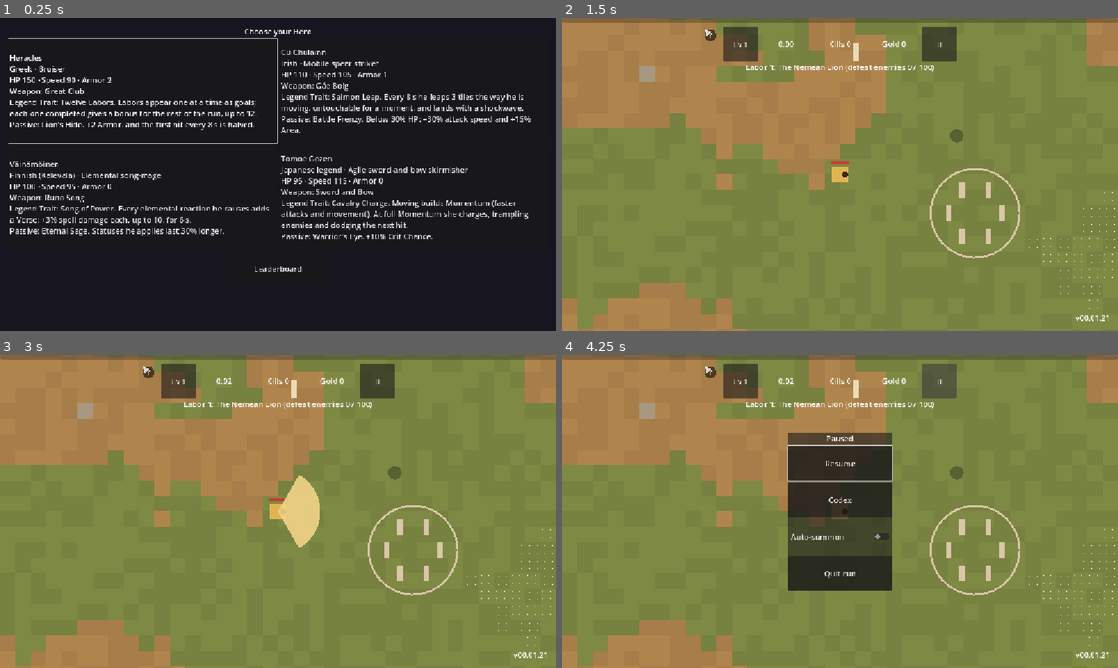
Above: before the commit, frames 1-4 (two rows, left to right).
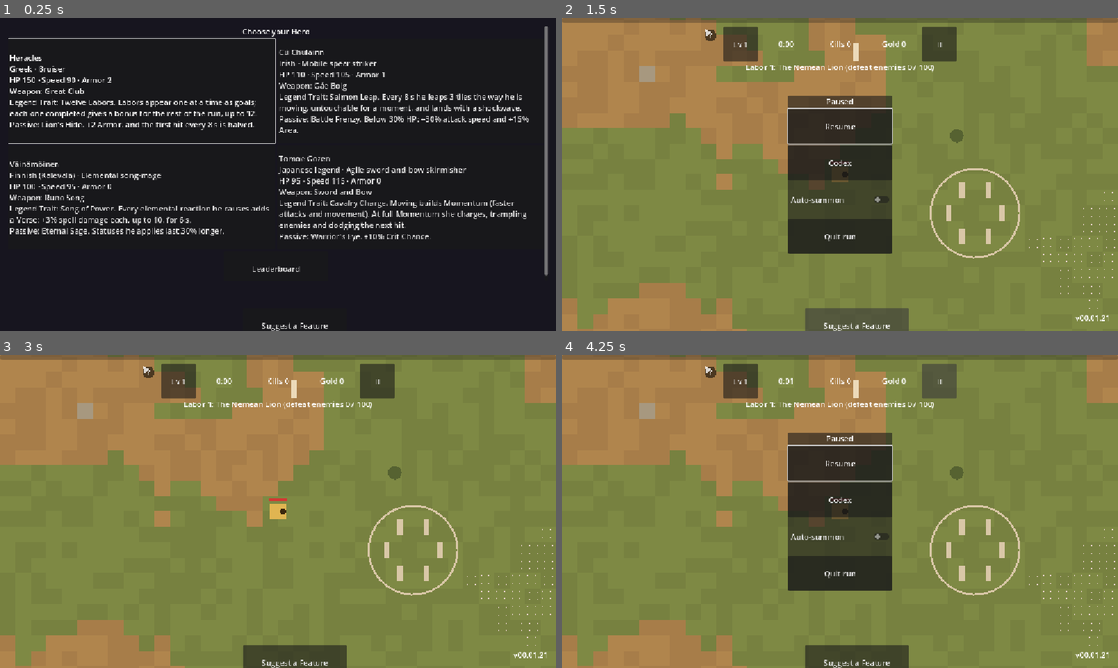
Above: after the commit, the same moments.

Repository: Zephino/Mythriven
Game: Godot game, scene res://scenes/main.tscn
The game is run twice, just before and just after one commit, with the same random seed, the same clock (stepped at 60 frames per second) and the same inputs.
Inputs (mouse positions are in pixels of both pictures, inside the frame that each line leads up to):
- Up to frame 1 (0.25 s): no input
- Up to frame 2 (1.5 s): click "Heracles Greek · Bruiser HP 1…" at 0.5 s; click (856, 324) at 1.25 s, where only the run after the commit has a clickable "Suggest a Feature"
- Up to frame 3 (3 s): click (177, 380) at 2 s, where only the run before the commit has a clickable "Lv 1"; click (278, 461) at 2.75 s, where only the run after the commit has a clickable "Resume"
- Up to frame 4 (4.25 s): click "II" at 3.5 s

The runs differ from the first frame. In frame 1, 5.7% of the frame differs, in the area x 43-99%, y 2-100%; in frame 2, 11%, in the area x 40-63%, y 24-100%; in frame 3, 2.5%; in frame 4, 1.4%.

Commit message:
feat: add Suggest a Feature button and feedback form
* feat: add reusable player suggestion link button

* feat: add structured Mythriven suggestion form

* feat: expose suggestion form in Mythriven UI

* feat: expose suggestion form in Mythriven UI

* feat: expose suggestion form in Mythriven UI

* feat: expose suggestion form in Mythriven UI

* fix: pause the active run when opening the feedback page

Diff:
--- a/localization/text.csv
+++ b/localization/text.csv
@@ -572,3 +572,5 @@
 UI_LB_LOCAL_NOTE,"Online scores aren't set up yet, so scores are saved on this device."
 UI_LB_SAVED_LOCAL,Score saved! Press Leaderboard to see it.
 UI_LB_NOT_PLACED_LOCAL,Saved. Not in this device's top 100 this time.
+UI_SUGGEST_FEATURE,Suggest a Feature
+UI_SUGGEST_FEATURE_HINT,Opens GitHub to share an idea (GitHub sign-in required).
--- a/scripts/ui/hero_select.gd
+++ b/scripts/ui/hero_select.gd
@@ -25,6 +25,8 @@
 	scroll.set_anchors_and_offsets_preset(Control.PRESET_FULL_RECT, Control.PRESET_MODE_MINSIZE, int(margin_px))
 	scroll.horizontal_scroll_mode = ScrollContainer.SCROLL_MODE_DISABLED
 	root.add_child(scroll)
+	# Reserve a bottom strip so the suggestion link never overlaps Hero cards.
+	scroll.offset_bottom = -(margin_px * 2.0 + touch)
 	var box := VBoxContainer.new()
 	box.size_flags_horizontal = Control.SIZE_EXPAND_FILL
 	scroll.add_child(box)
@@ -55,13 +57,19 @@
 	board.size_flags_horizontal = Control.SIZE_SHRINK_CENTER
 	board.pressed.connect(_on_view_board.bind(board))
 	box.add_child(board)
+	var suggestion := SuggestionButton.new()
+	suggestion.custom_minimum_size = Vector2(touch * 3.0, touch)
+	root.add_child(suggestion)
+	suggestion.set_anchors_and_offsets_preset(Control.PRESET_CENTER_BOTTOM, Control.PRESET_MODE_MINSIZE, int(margin_px))
 	# Down from the bottom row reaches the Leaderboard button; up or down from it returns to the Heroes.
 	for i: int in buttons.size():
 		if i + grid.columns >= buttons.size():
 			buttons[i].focus_neighbor_bottom = buttons[i].get_path_to(board)
 	if not buttons.is_empty():
 		board.focus_neighbor_top = board.get_path_to(buttons[0])
-		board.focus_neighbor_bottom = board.get_path_to(buttons[0])
+		board.focus_neighbor_bottom = board.get_path_to(suggestion)
+		suggestion.focus_neighbor_top = suggestion.get_path_to(board)
+		suggestion.focus_neighbor_bottom = suggestion.get_path_to(buttons[0])
 		buttons[0].grab_focus()
 
 
--- a/scripts/ui/hud.gd
+++ b/scripts/ui/hud.gd
@@ -64,6 +64,18 @@
 	_trait_label.horizontal_alignment = HORIZONTAL_ALIGNMENT_CENTER
 	_trait_label.mouse_filter = Control.MOUSE_FILTER_IGNORE
 	root.add_child(_trait_label)
+	# Bottom-centre, away from the left movement joystick and right god buttons.
+	var suggestion := SuggestionButton.new()
+	suggestion.custom_minimum_size = Vector2(Data.cfg_float("ui.min_touch_target_px") * 3.0, Data.cfg_float("ui.min_touch_target_px"))
+	root.add_child(suggestion)
+	suggestion.set_anchors_and_offsets_preset(Control.PRESET_CENTER_BOTTOM, Control.PRESET_MODE_MINSIZE, int(margin_px))
+	# Players opening an external tab shouldn't return to a run that kept killing them.
+	suggestion.pressed.connect(_on_suggestion_pressed)
+
+
+func _on_suggestion_pressed() -> void:
+	if pause_menu != null:
+		pause_menu.open()
 
 
 func _process(_delta: float) -> void:
--- /dev/null
+++ b/scripts/ui/suggestion_button.gd
@@ -0,0 +1,19 @@
+class_name SuggestionButton
+extends Button
+## An optional, external feature-request link. No player data or game state is
+## sent automatically; GitHub handles the suggestion form and sign-in.
+
+const REQUEST_URL := "https://github.com/Zephino/Mythriven/issues/new?template=feature_request.yml"
+
+
+func _ready() -> void:
+	text = "UI_SUGGEST_FEATURE"
+	tooltip_text = "UI_SUGGEST_FEATURE_HINT"
+	pressed.connect(_on_pressed)
+
+
+func _on_pressed() -> void:
+	# Open on the press event so browsers allow the new tab on Web exports.
+	var result: Error = OS.shell_open(REQUEST_URL)
+	if result != OK:
+		push_warning("SuggestionButton: could not open feature request URL (error %d)" % result)
Not shown, added: .github/ISSUE_TEMPLATE/feature_request.yml
Not shown, changed: README.md
